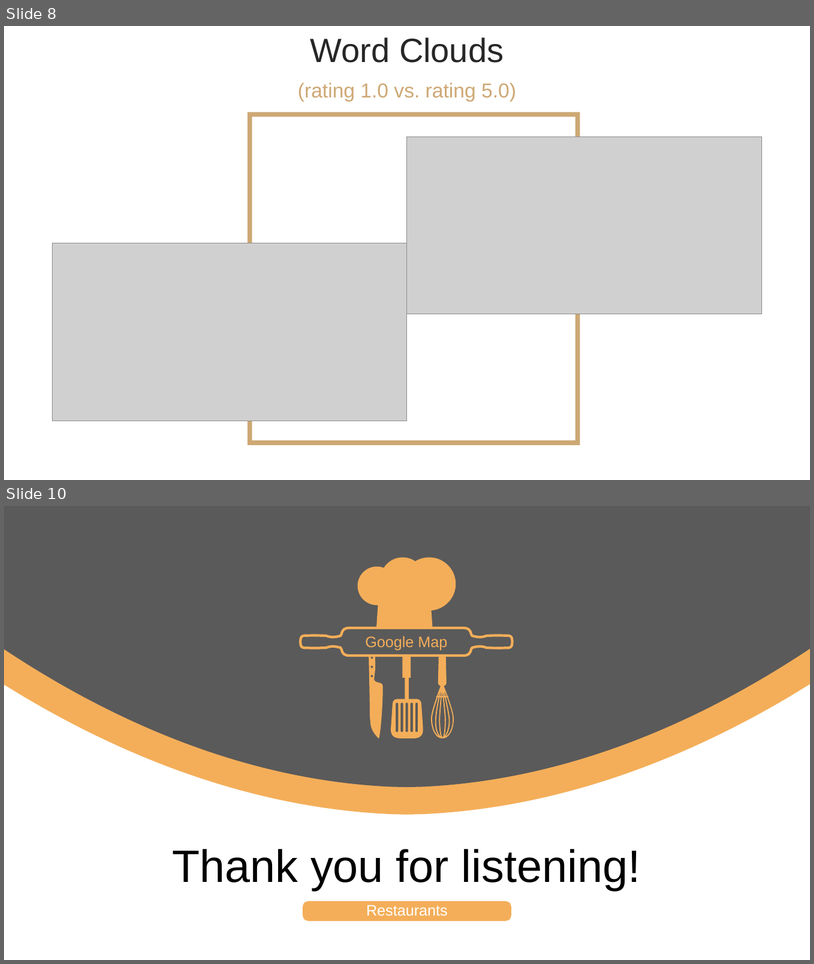
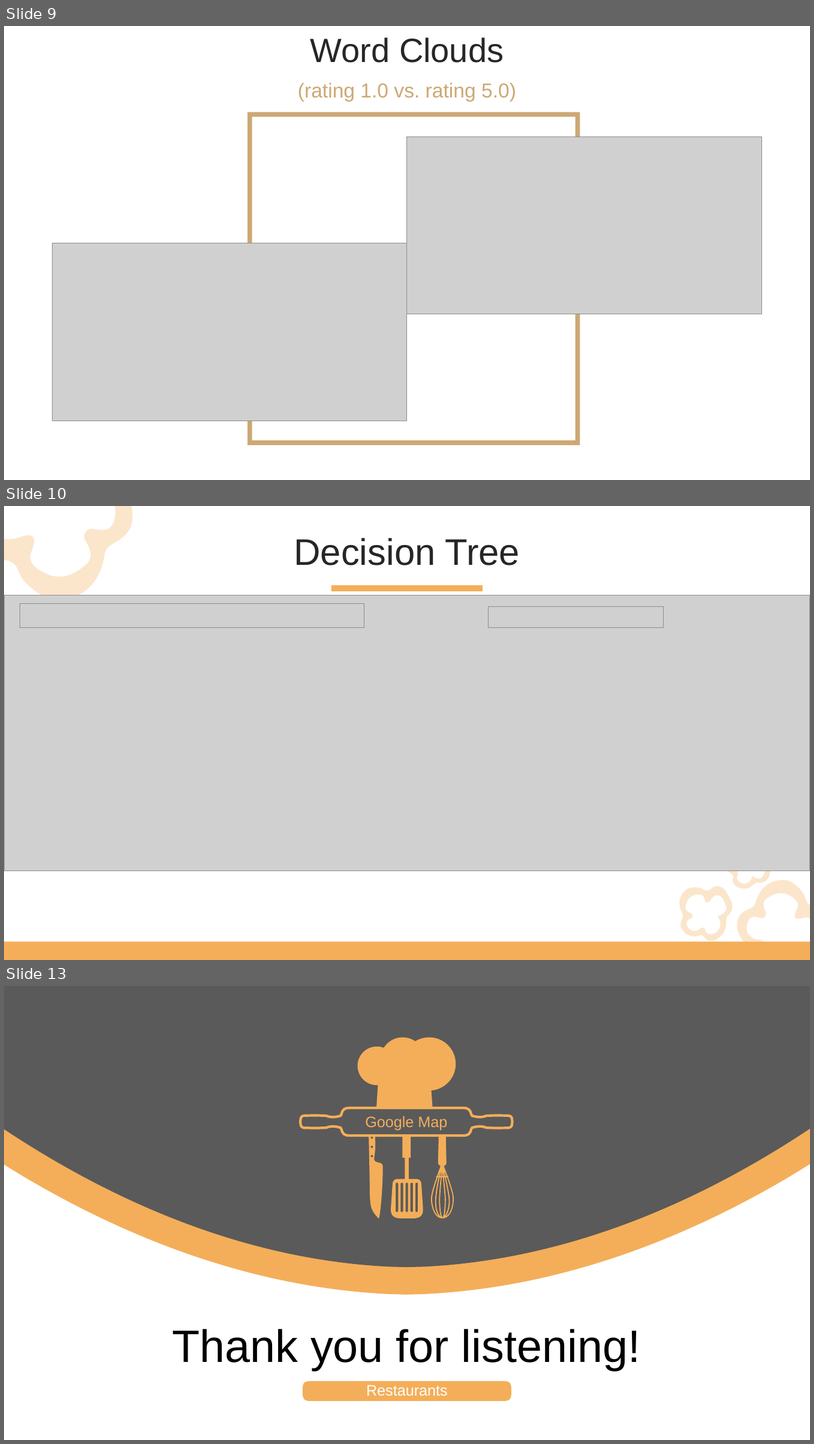
Before and after one commit to ernbilen/Data400_Spring23, a slide deck: Zimeng/Data400 ZimengLiu.pptx. Shown one above the other, each under a label of ours: slides 8 and 10 before the commit, slides 9, 10 and 13 after it; the slides between them are not shown. The pictures are 814x964 and 814x1444 pixels, drawn with LibreOffice and Linux fonts; fonts in the diff are those of the drawing; grey boxes stand for pictures. Boxes give left, top, right and bottom in pixels: in the first picture for what was removed or moved away, otherwise in the second. Text is boxed around its words. In the diff, an @@ line names an element or a change of style, - is before the commit and + after.

```diff
--- a/Zimeng/Data400 ZimengLiu.pptx
+++ b/Zimeng/Data400 ZimengLiu.pptx
@@ slide 10 added at bbox=[4, 506, 810, 960], background #FFFFFF @@
@@ freeform shape added at bbox=[4, 506, 157, 619], fill #F4AE59 at 30% opacity @@
@@ text added at bbox=[294, 538, 520, 565], 44 pt, text #262626 @@
+Decision Tree
@@ picture added at bbox=[4, 595, 810, 870] @@
@@ rectangle added at bbox=[332, 585, 483, 591], fill #F4AE59 @@
@@ picture added at bbox=[20, 603, 364, 628] @@
@@ picture added at bbox=[489, 606, 664, 628] @@
@@ freeform shape added at bbox=[720, 835, 777, 893], fill #F4AE59 at 30% opacity @@
@@ freeform shape added at bbox=[670, 876, 738, 945], fill #F4AE59 at 30% opacity @@
@@ freeform shape added at bbox=[725, 871, 810, 952], fill #F4AE59 at 30% opacity @@
@@ rectangle added at bbox=[4, 942, 810, 960], fill #F4AE59 @@
@@ what was slide 8 is now slide 9 @@
@@ what was slide 10 is now slide 13 @@
```
Also in this commit, not shown: 3 slides changed, 3 other slides added, 1 slide removed.
